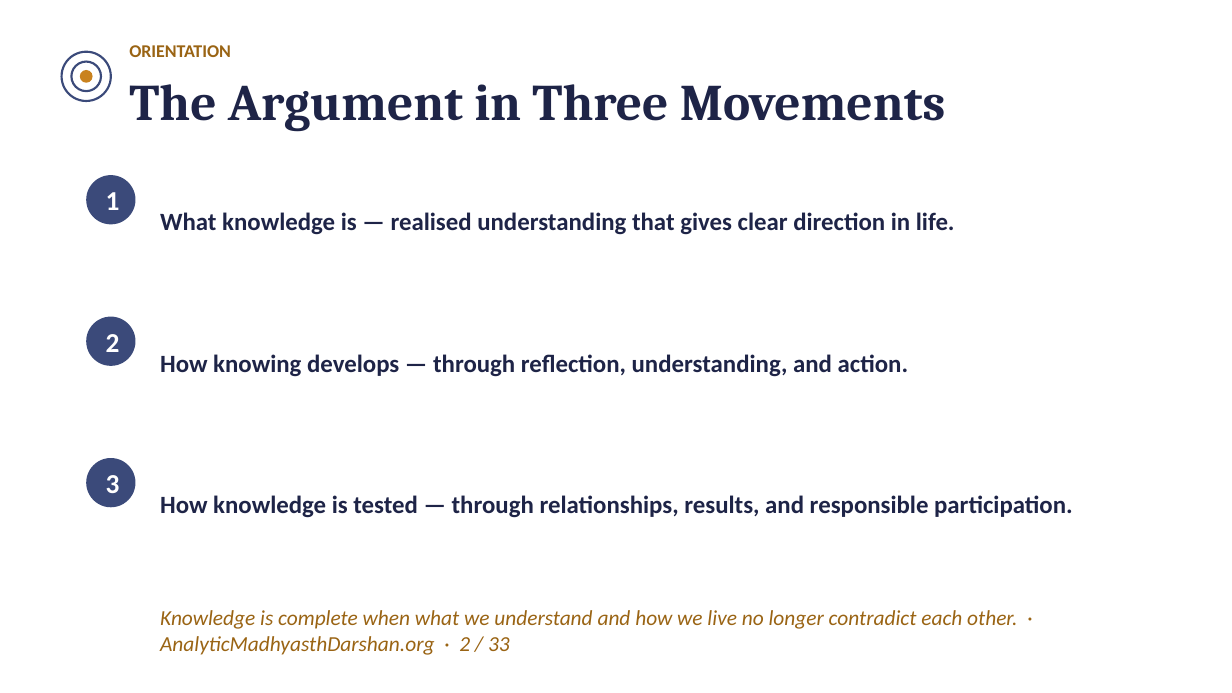
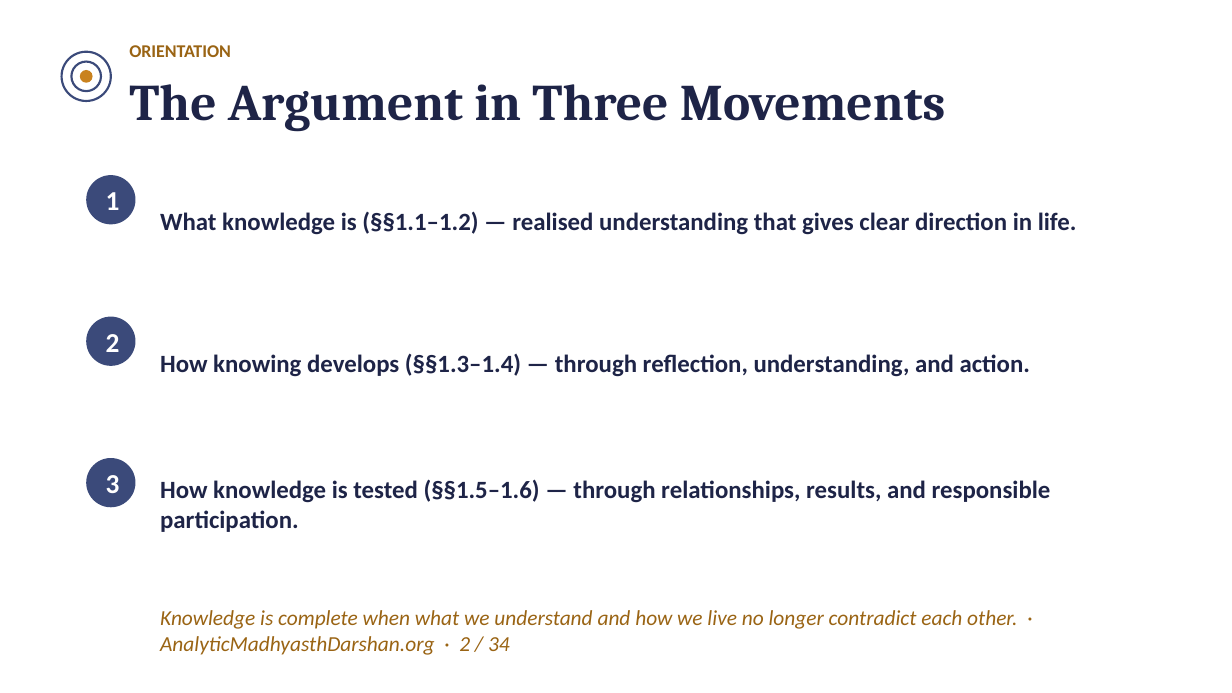
Before and after one commit to raghavamohan/AnalyticMadhyasthDarshan, a slide deck: slide 2 of Studies/The-Epistemology-of-Coexistence/The-Epistemology-of-Coexistence-Madhyasth-Darshan.pptx. Drawn at 1232x693 pixels with LibreOffice and Linux fonts; fonts in the diff are those of the drawing. Boxes give left, top, right and bottom in pixels: in the first picture for what was removed or moved away, otherwise in the second. Text is boxed around its words. In the diff, an @@ line names an element or a change of style, - is before the commit and + after.

```diff
--- a/Studies/The-Epistemology-of-Coexistence/The-Epistemology-of-Coexistence-Madhyasth-Darshan.pptx
+++ b/Studies/The-Epistemology-of-Coexistence/The-Epistemology-of-Coexistence-Madhyasth-Darshan.pptx
@@ text at <box>160,211,1077,235</box>: text changed @@
-What knowledge is — realised understanding that gives clear direction in life.
+What knowledge is (§§1.1–1.2) — realised understanding that gives clear direction in life.
@@ text at <box>160,353,1030,377</box>: text changed @@
-How knowing develops — through reflection, understanding, and action.
+How knowing develops (§§1.3–1.4) — through reflection, understanding, and action.
@@ text at <box>160,479,1051,532</box>: text changed @@
-How knowledge is tested — through relationships, results, and responsible participation.
+How knowledge is tested (§§1.5–1.6) — through relationships, results, and responsible participation.
@@ text at <box>160,610,1017,655</box>: text changed @@
-Knowledge is complete when what we understand and how we live no longer contradict each other. · AnalyticMadhyasthDarshan.org · 2 / 33
+Knowledge is complete when what we understand and how we live no longer contradict each other. · AnalyticMadhyasthDarshan.org · 2 / 34
```
Also in this commit, not shown: 32 other slides changed, 1 slide added.
